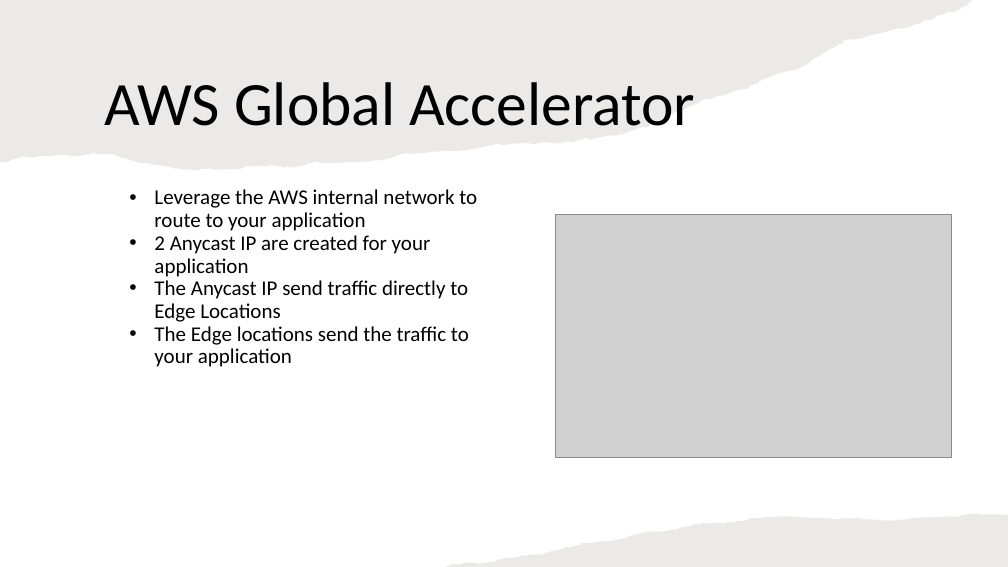
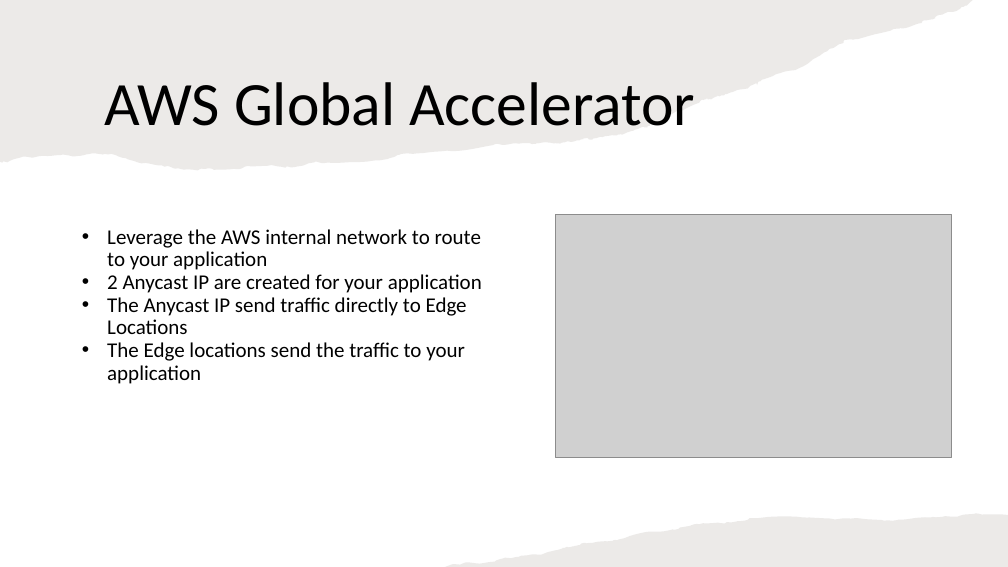
Before and after one commit to IlyaChakun/aws-iba-courses, a slide deck: slide 4 of lecture-materials/Network&ContentDelivery/global-accelerator/global accelerator.pptx. Drawn at 1008x567 pixels with LibreOffice and Linux fonts; fonts in the diff are those of the drawing; grey boxes stand for pictures. Boxes give left, top, right and bottom in pixels: in the first picture for what was removed or moved away, otherwise in the second. Text is boxed around its words. In the diff, an @@ line names an element or a change of style, - is before the commit and + after.

```diff
--- a/lecture-materials/Network&ContentDelivery/global-accelerator/global accelerator.pptx
+++ b/lecture-materials/Network&ContentDelivery/global-accelerator/global accelerator.pptx
@@ text "Leverage the AWS internal network ..." rewrapped from (154,189,477,367) to (107,229,482,384) @@
```
Also in this commit, not shown: 2 slides added, 9 other files.
